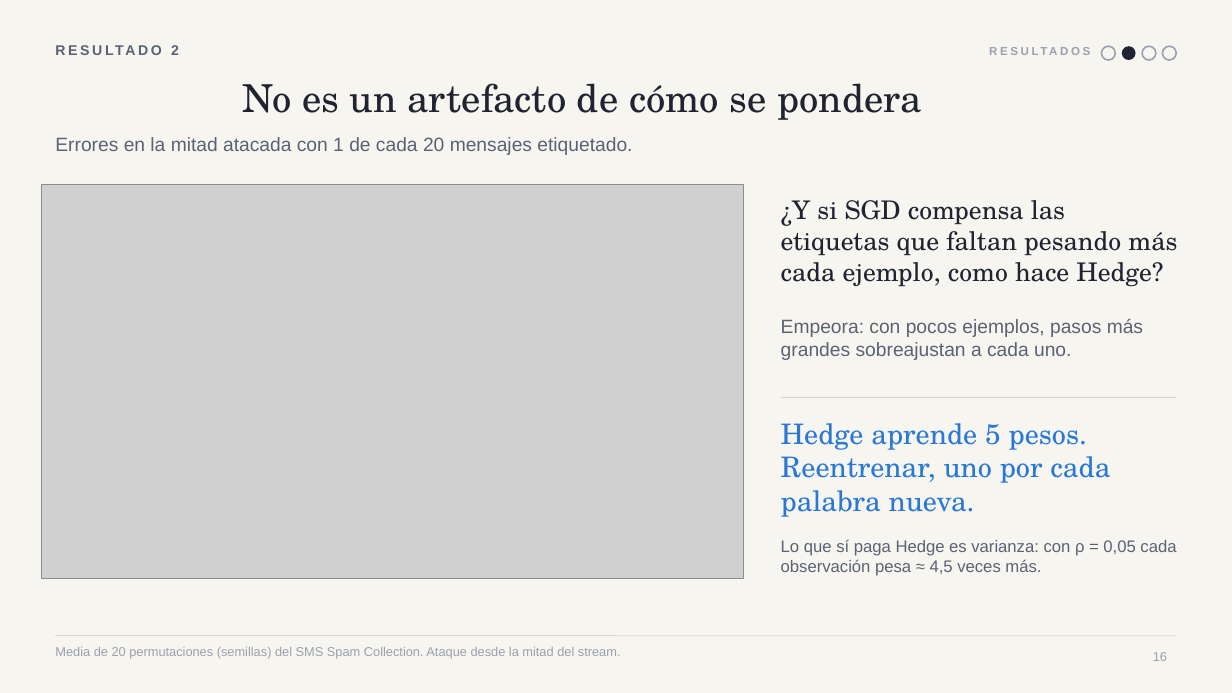
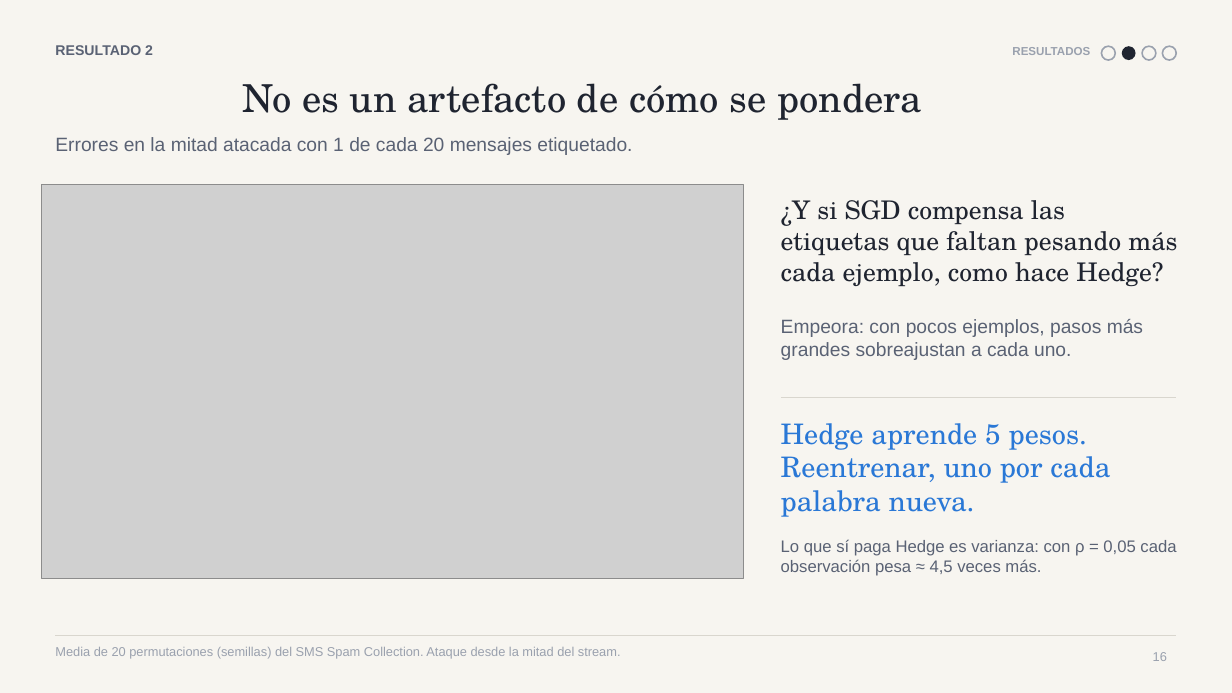
Before and after one commit to pmdiaz/spam-detection-hedge, a slide deck: slide 16 of presentacion/combinar_o_reentrenar v2.pptx. Drawn at 1232x693 pixels with LibreOffice and Linux fonts; fonts in the diff are those of the drawing; grey boxes stand for pictures. Boxes give left, top, right and bottom in pixels: in the first picture for what was removed or moved away, otherwise in the second. Text is boxed around its words. In the diff, an @@ line names an element or a change of style, - is before the commit and + after.

```diff
--- a/presentacion/combinar_o_reentrenar v2.pptx
+++ b/presentacion/combinar_o_reentrenar v2.pptx
@@ text "RESULTADO 2" at (x1=55, y1=45, x2=153, y2=55): letter spacing 2 to 0 pt @@
@@ text "RESULTADOS" at (x1=1012, y1=47, x2=1090, y2=55): letter spacing 2 to 0 pt @@
```
Also in this commit, not shown: 20 other slides changed.
